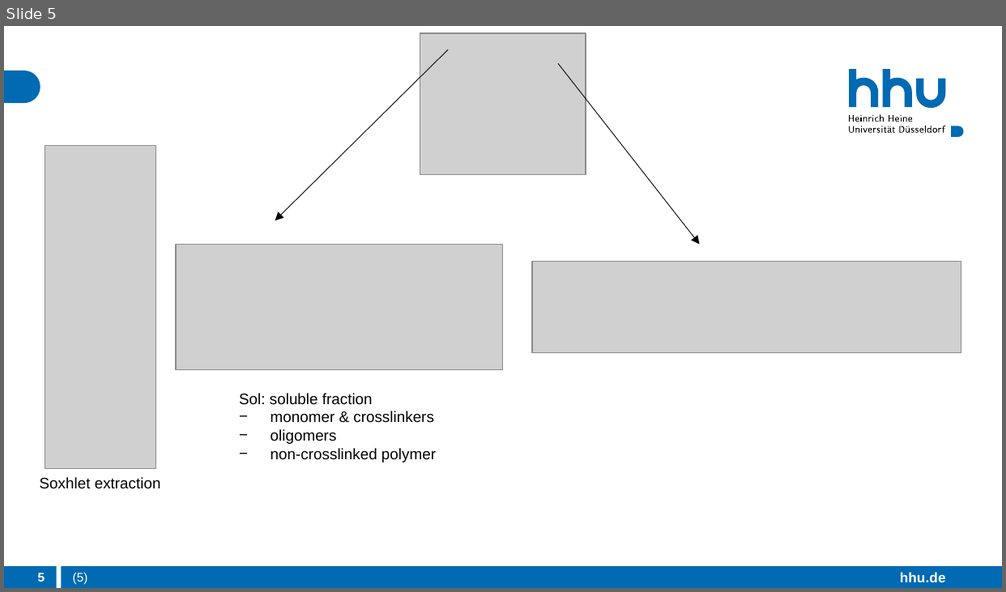
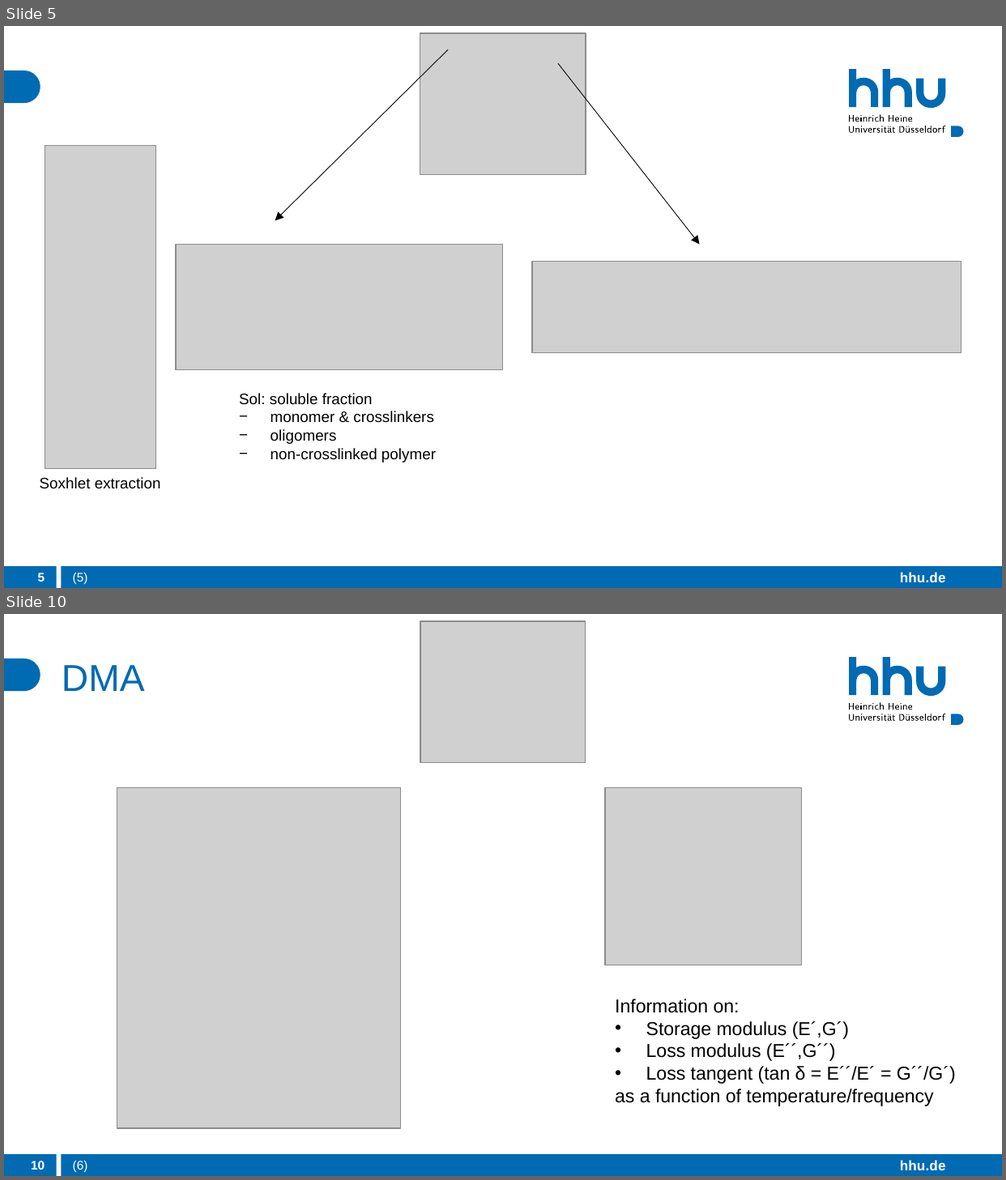
Before and after one commit to 09lena01/M.Sc., a slide deck: 2. Semester/AdMat/Soft Matter (Delaittre)/Characterizing_crosslinked_polymer_networks.pptx. Shown one above the other, each under a label of ours: slide 5 before the commit, slides 5 and 10 after it; the slides between them are not shown. The pictures are 1006x592 and 1006x1180 pixels, drawn with LibreOffice and Linux fonts; fonts in the diff are those of the drawing; grey boxes stand for pictures. Boxes give left, top, right and bottom in pixels: in the first picture for what was removed or moved away, otherwise in the second. Text is boxed around its words. In the diff, an @@ line names an element or a change of style, - is before the commit and + after.

```diff
--- a/2. Semester/AdMat/Soft Matter (Delaittre)/Characterizing_crosslinked_polymer_networks.pptx
+++ b/2. Semester/AdMat/Soft Matter (Delaittre)/Characterizing_crosslinked_polymer_networks.pptx
@@ slide 10 added at (4, 614, 1002, 1176), background #FFFFFF; not listed: 26 template elements that a slide beside it also shows @@
@@ picture added at (420, 621, 585, 763) @@
@@ title added at (62, 665, 145, 691), 27 pt, text #006AB3 @@
+DMA
@@ rectangle added at (61, 714, 675, 730), fill #FFFFFF @@
@@ picture added at (117, 787, 401, 1128) @@
@@ picture added at (605, 787, 801, 966) @@
@@ text added at (615, 999, 956, 1106), 13.5 pt, text #000000 @@
+Information on:
+• Storage modulus (E´,G´)
+• Loss modulus (E´´,G´´)
+• Loss tangent (tan δ = E´´/E´ = G´´/G´)
+as a function of temperature/frequency
@@ page number added at (31, 1161, 44, 1170), 9 pt, text #FFFFFF, bold @@
+10
@@ text added at (73, 1161, 88, 1173), 9 pt, text #FFFFFF @@
+(6)
```
Also in this commit, not shown: 3 slides changed, 7 other slides added, 3 slides removed, 1 other file.
